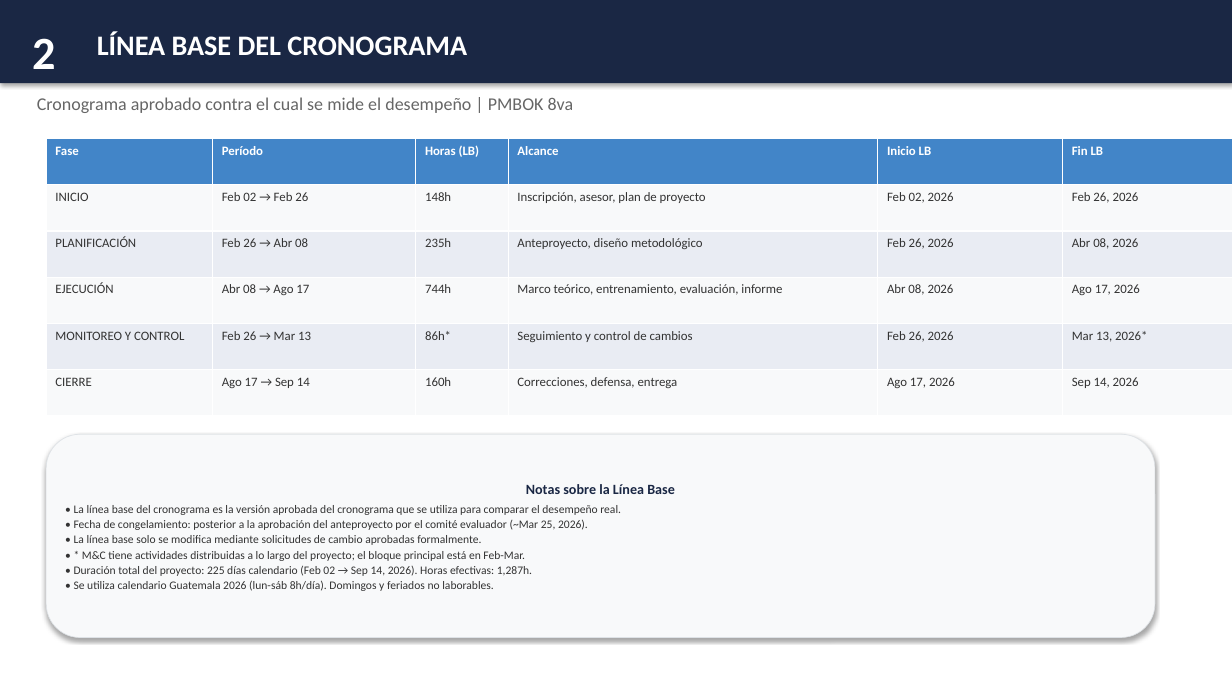
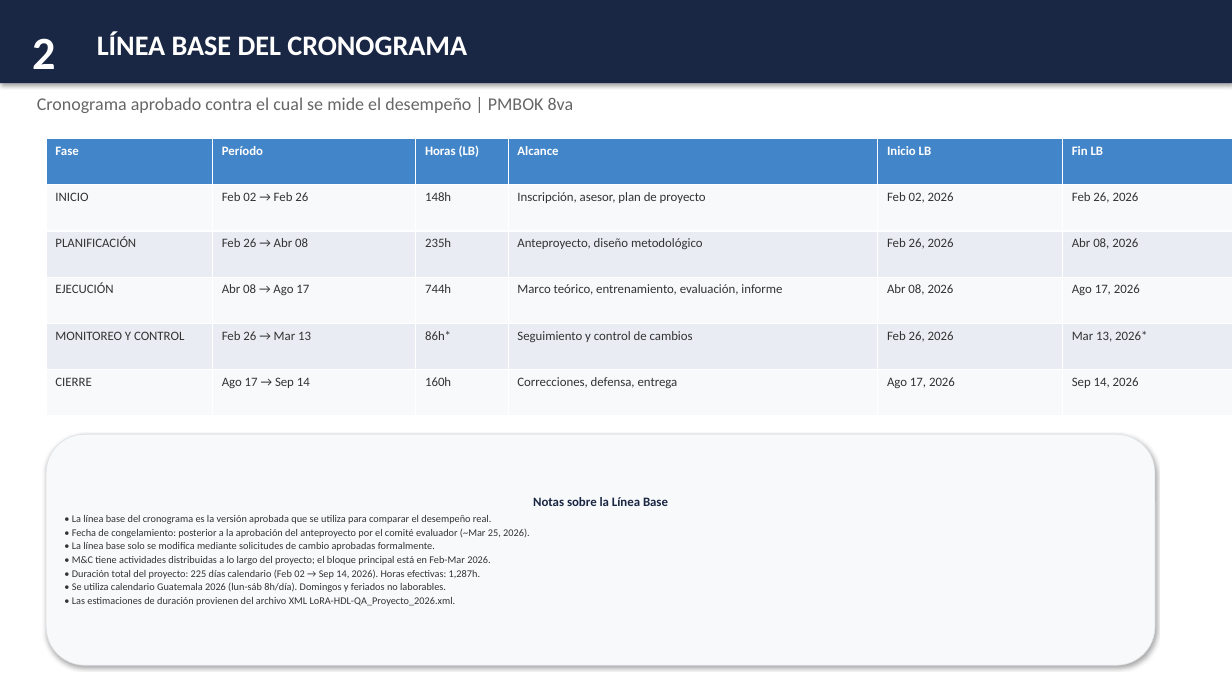
Before and after one commit to pabloflores465/edt-tesis-project, a slide deck: slide 25 of revision/entregables_finales/LoRA_Plan_Direccion_Proyecto_Completo.pptx. Drawn at 1232x693 pixels with LibreOffice and Linux fonts; fonts in the diff are those of the drawing. Boxes give left, top, right and bottom in pixels: in the first picture for what was removed or moved away, otherwise in the second. Text is boxed around its words. In the diff, an @@ line names an element or a change of style, - is before the commit and + after.

```diff
--- a/revision/entregables_finales/LoRA_Plan_Direccion_Proyecto_Completo.pptx
+++ b/revision/entregables_finales/LoRA_Plan_Direccion_Proyecto_Completo.pptx
@@ rounded rectangle "Notas sobre la Línea Base": place and size @@
-rounded rectangle "Notas sobre la Línea Base" at (46,434,1155,638)
+rounded rectangle "Notas sobre la Línea Base" at (46,434,1155,665)
@@ text in rounded rectangle at (72,497,668,592): size 11 to 10 pt in "Notas sobre la Línea Base"; size 9 to 8 pt in "• Fecha de congelamiento: posterior a la ...", "• La línea base solo se modifica ...", "• Duración total del proyecto: 225 días ...", "• Se utiliza calendario Guatemala 2026 (lun-sáb ..."; less space between paragraphs @@
@@ text in rounded rectangle at (72,515,491,524): text changed; size 9 to 8 pt @@
-• La línea base del cronograma es la versión aprobada del cronograma que se utiliza para comparar el desempeño real.
+• La línea base del cronograma es la versión aprobada que se utiliza para comparar el desempeño real.
@@ text in rounded rectangle at (72,556,490,565): text changed; size 9 to 8 pt @@
-• * M&C tiene actividades distribuidas a lo largo del proyecto; el bloque principal está en Feb-Mar.
+• M&C tiene actividades distribuidas a lo largo del proyecto; el bloque principal está en Feb-Mar 2026.
@@ text in rounded rectangle at (72,597,456,606): paragraph added @@
+• Las estimaciones de duración provienen del archivo XML LoRA-HDL-QA_Proyecto_2026.xml.
```
Also in this commit, not shown: 3 other slides changed, 3 slides added, 2 slides removed, 2 other files.
